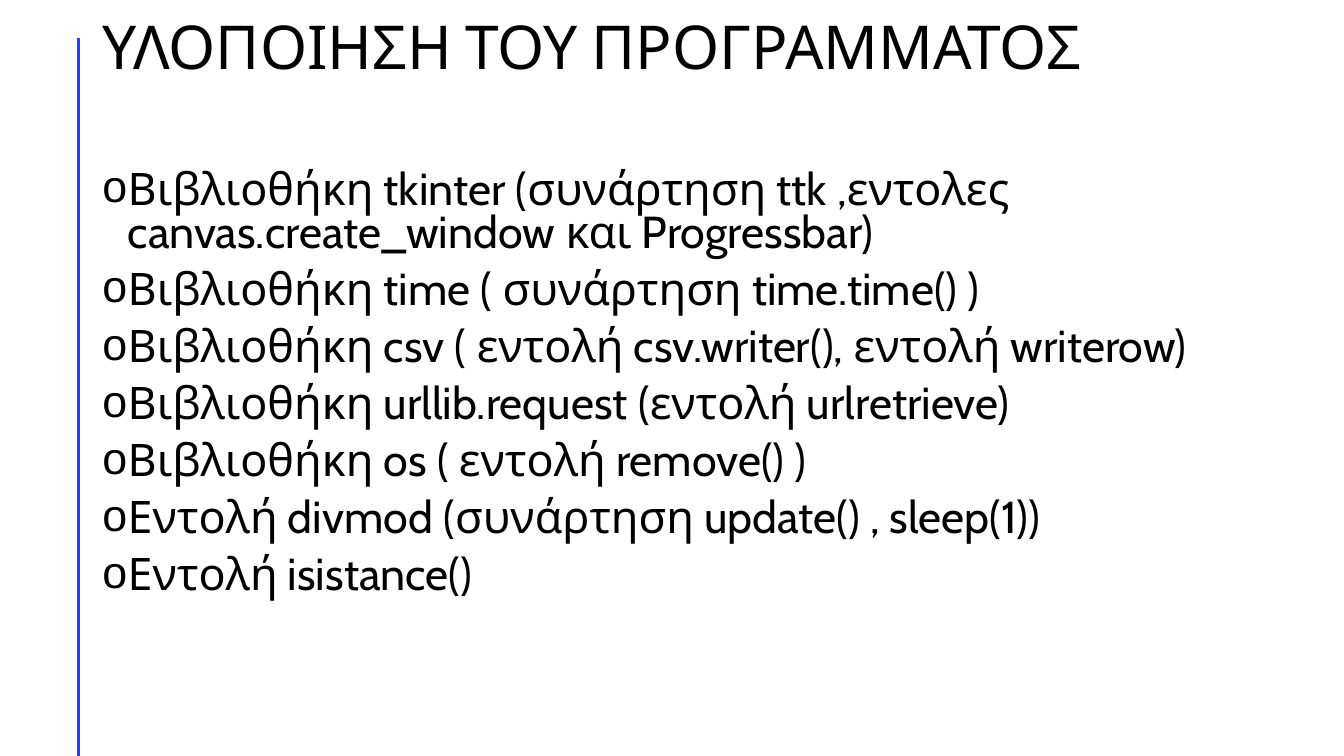
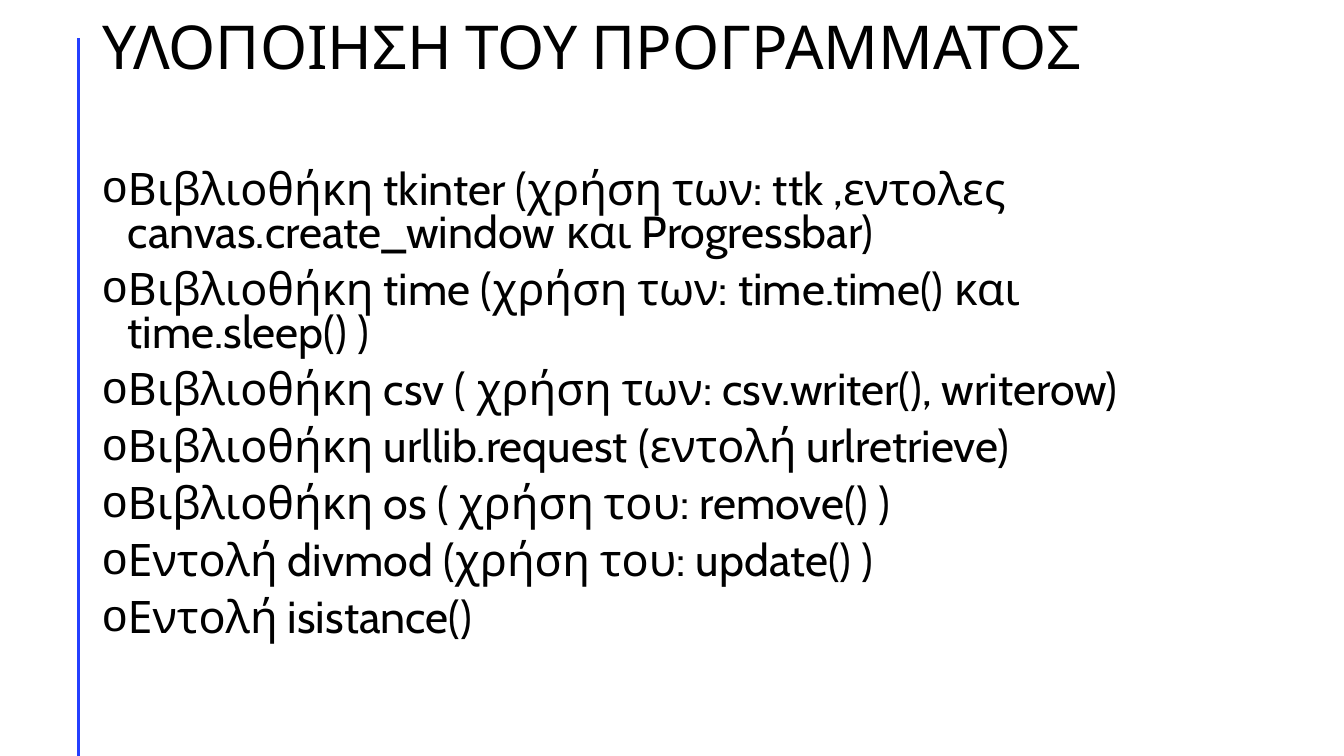
Before and after one commit to 52-52/1, a slide deck: slide 5 of Φαινόμενο Stroop vol3.pptx. Drawn at 1344x756 pixels with LibreOffice and Linux fonts; fonts in the diff are those of the drawing. Boxes give left, top, right and bottom in pixels: in the first picture for what was removed or moved away, otherwise in the second. Text is boxed around its words. In the diff, an @@ line names an element or a change of style, - is before the commit and + after.

```diff
--- a/Φαινόμενο Stroop vol3.pptx
+++ b/Φαινόμενο Stroop vol3.pptx
@@ text at (128, 169, 1118, 416): text changed @@
-o Βιβλιοθήκη tkinter (συνάρτηση ttk ,εντολες canvas.create_window και Progressbar)
-o Βιβλιοθήκη time ( συνάρτηση time.time() )
-o Βιβλιοθήκη csv ( εντολή csv.writer(), εντολή writerow)
+o Βιβλιοθήκη tkinter (χρήση των: ttk ,εντολες canvas.create_window και Progressbar)
+o Βιβλιοθήκη time (χρήση των: time.time() και time.sleep() )
+o Βιβλιοθήκη csv ( χρήση των: csv.writer(), writerow)
@@ text at (128, 483, 868, 587): text changed @@
-o Βιβλιοθήκη os ( εντολή remove() )
-o Εντολή divmod (συνάρτηση update() , sleep(1))
+o Βιβλιοθήκη os ( χρήση του: remove() )
+o Εντολή divmod (χρήση του: update() )
```
Also in this commit, not shown: 2 other files.
